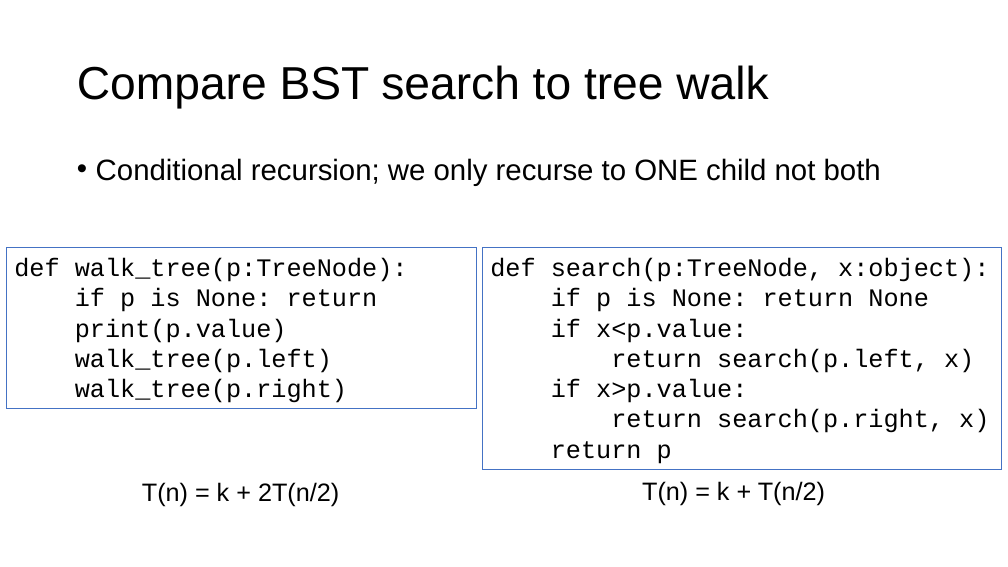
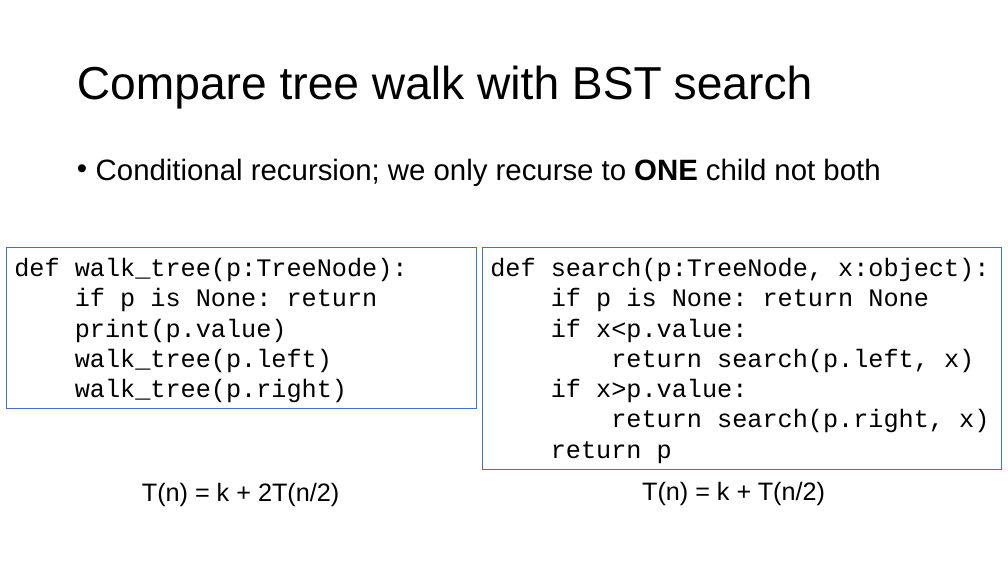
Before and after one commit to parrt/msds689, a slide deck: slide 9 of notes/walking-structures.pptx (slide 11 before the commit). Drawn at 1008x567 pixels with LibreOffice and Linux fonts; fonts in the diff are those of the drawing; background and template pictures are left out. Boxes give left, top, right and bottom in pixels: in the first picture for what was removed or moved away, otherwise in the second. Text is boxed around its words. In the diff, an @@ line names an element or a change of style, - is before the commit and + after.

```diff
--- a/notes/walking-structures.pptx
+++ b/notes/walking-structures.pptx
@@ title at [77,65,813,109]: text changed @@
-Compare BST search to tree walk
+Compare tree walk with BST search
@@ text "Conditional recursion; we only recurse ..." at [96,158,880,186]: bold on in "ONE" @@
```
Also in this commit, not shown: 4 other slides changed, 2 slides removed, 4 other files.
